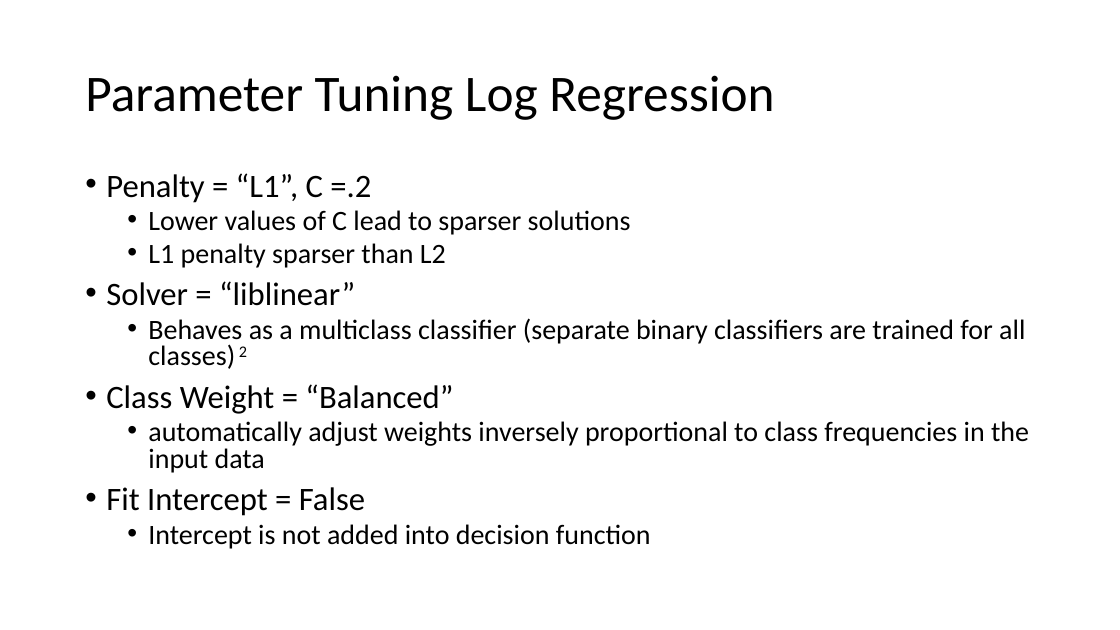
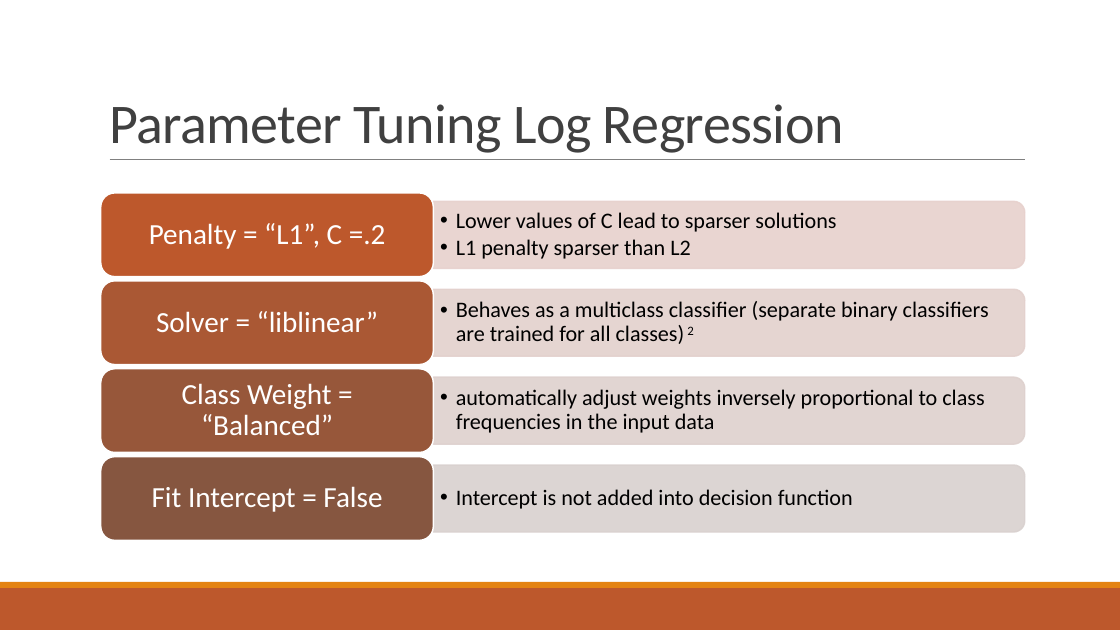
Before and after one commit to suong4554/Machine-Learning-Poly-U, a slide deck: slide 10 of Presentation.pptx. Drawn at 1120x630 pixels with LibreOffice and Linux fonts; fonts in the diff are those of the drawing. Boxes give left, top, right and bottom in pixels: in the first picture for what was removed or moved away, otherwise in the second. Text is boxed around its words. In the diff, an @@ line names an element or a change of style, - is before the commit and + after.

```diff
--- a/Presentation.pptx
+++ b/Presentation.pptx
@@ title "Parameter Tuning Log Regression": place and size @@
-title "Parameter Tuning Log Regression" at [85, 75, 774, 120]
+title "Parameter Tuning Log Regression" at [109, 104, 843, 153]
@@ title "Parameter Tuning Log Regression" at [109, 104, 843, 153]: size 44 to 48 pt, text colour #000000 to #404040, letter spacing 0 to -0.5 pt; line spacing 0.9 to 0.85; vertical alignment middle to bottom @@
@@ text removed at [106, 173, 1029, 549] @@
-• Penalty = “L1”, C =.2
-  • Lower values of C lead to sparser solutions
-  • L1 penalty sparser than L2
-• Solver = “liblinear”
-  • Behaves as a multiclass classifier (separate binary classifiers are trained for all classes) 2
-• Class Weight = “Balanced”
-  • automatically adjust weights inversely proportional to class frequencies in the input data
-• Fit Intercept = False
-  • Intercept is not added into decision function
@@ line added from (110, 160) to (1026, 160), #808080 0.5 pt @@
@@ group added at [101, 193, 1025, 541]: 8 texts, 4 round same rects, 4 rounded rectangles @@
+  • Lower values of C lead to sparser solutions
+  • L1 penalty sparser than L2
+Penalty = “L1”, C =.2
+  • Behaves as a multiclass classifier (separate binary classifiers are trained for all classes) 2
+Solver = “liblinear”
+  • automatically adjust weights inversely proportional to class frequencies in the input data
+Class Weight = “Balanced”
+  • Intercept is not added into decision function
+Fit Intercept = False
@@ rectangle added at [0, 588, 1120, 630], fill #BD582C @@
@@ rectangle added at [0, 582, 1120, 588], fill #E48312 @@
```
Also in this commit, not shown: 12 other slides changed.
